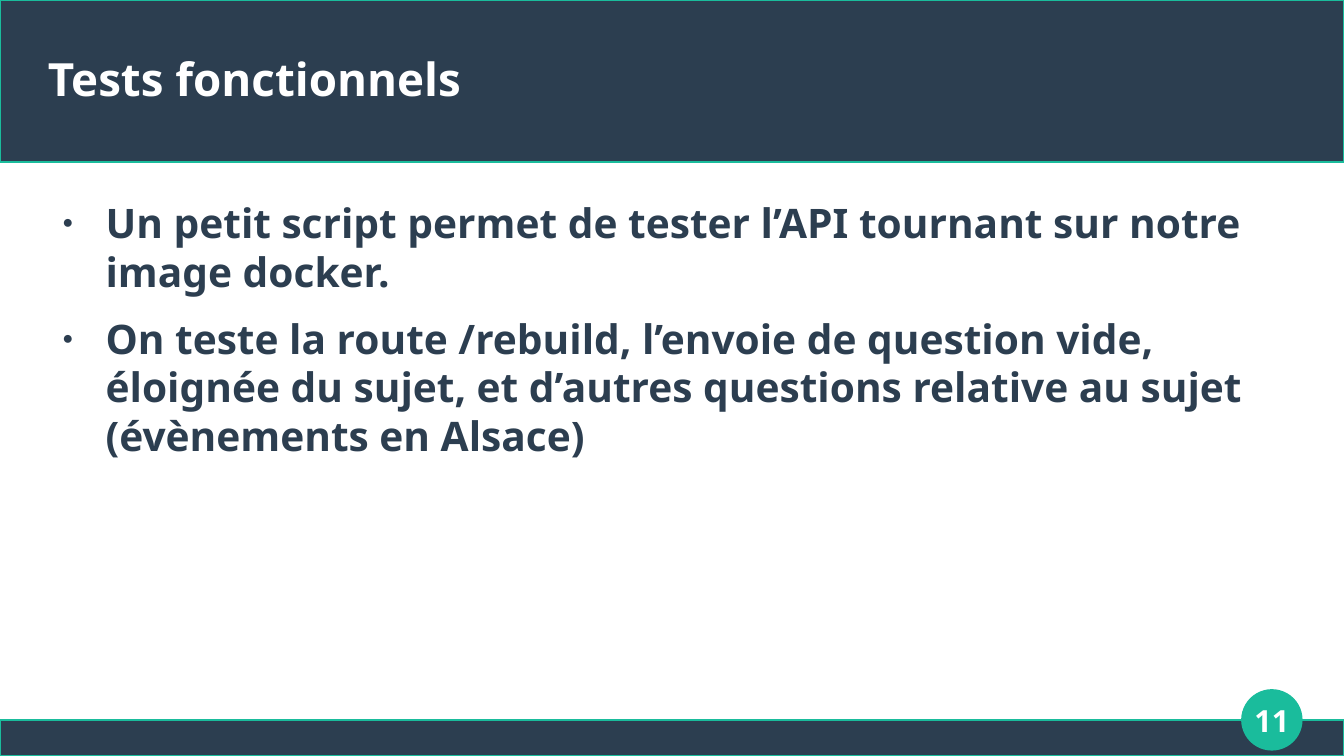
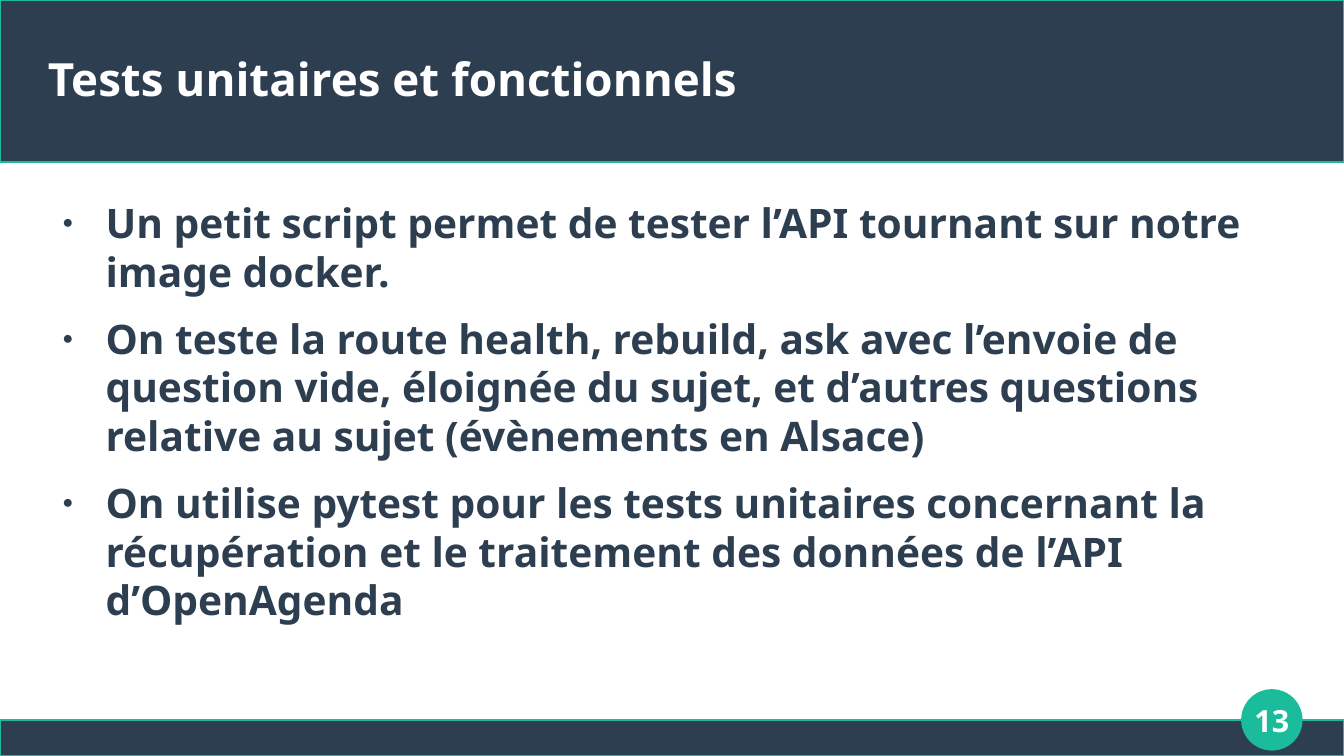
Before and after one commit to Apinsun/Projet7, a slide deck: slide 13 of presentation.odp (slide 11 before the commit). Drawn at 1344x756 pixels with LibreOffice and Linux fonts; fonts in the diff are those of the drawing. Boxes give left, top, right and bottom in pixels: in the first picture for what was removed or moved away, otherwise in the second. Text is boxed around its words. In the diff, an @@ line names an element or a change of style, - is before the commit and + after.

```diff
--- a/presentation.odp
+++ b/presentation.odp
@@ title at [48,61,736,97]: text changed @@
-Tests fonctionnels
+Tests unitaires et fonctionnels
@@ text at [106,323,1206,625]: text changed @@
-● On teste la route /rebuild, l’envoie de question vide, éloignée du sujet, et d’autres questions relative au sujet (évènements en Alsace)
+● On teste la route health, rebuild, ask avec l’envoie de question vide, éloignée du sujet, et d’autres questions relative au sujet (évènements en Alsace)
+● On utilise pytest pour les tests unitaires concernant la récupération et le traitement des données de l’API d’OpenAgenda
@@ page number at [1254,710,1289,733]: text changed @@
-11
+13
```
Also in this commit, not shown: 2 slides added, 3 other files.
